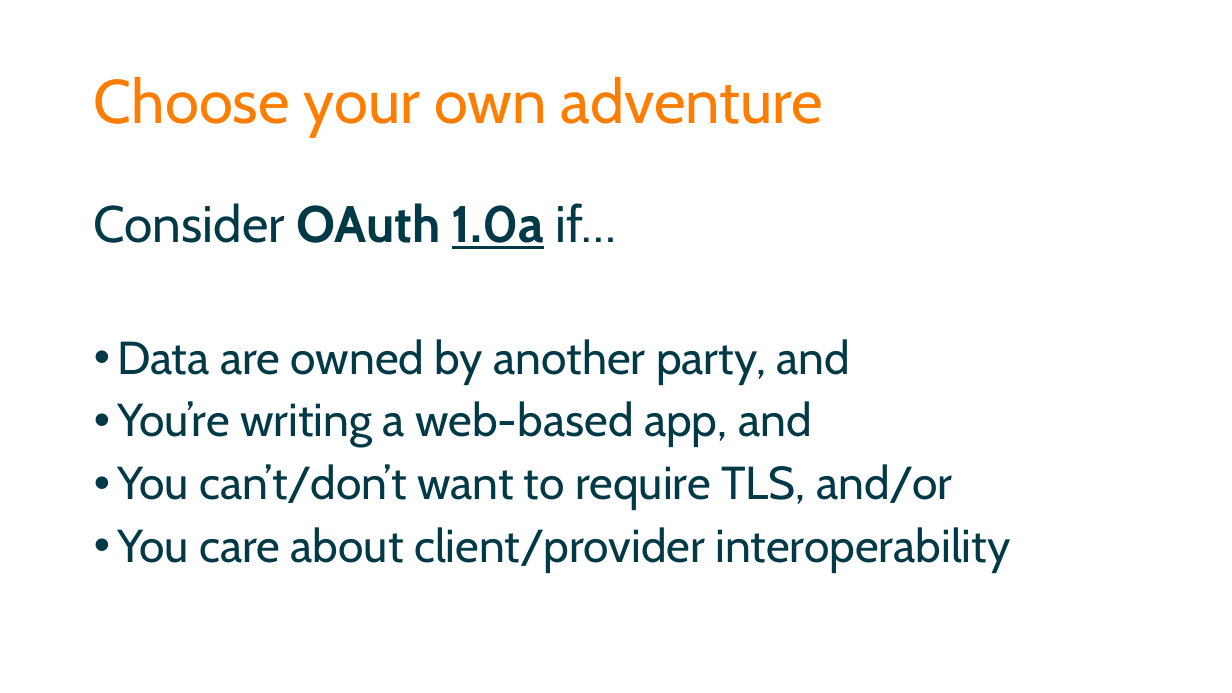
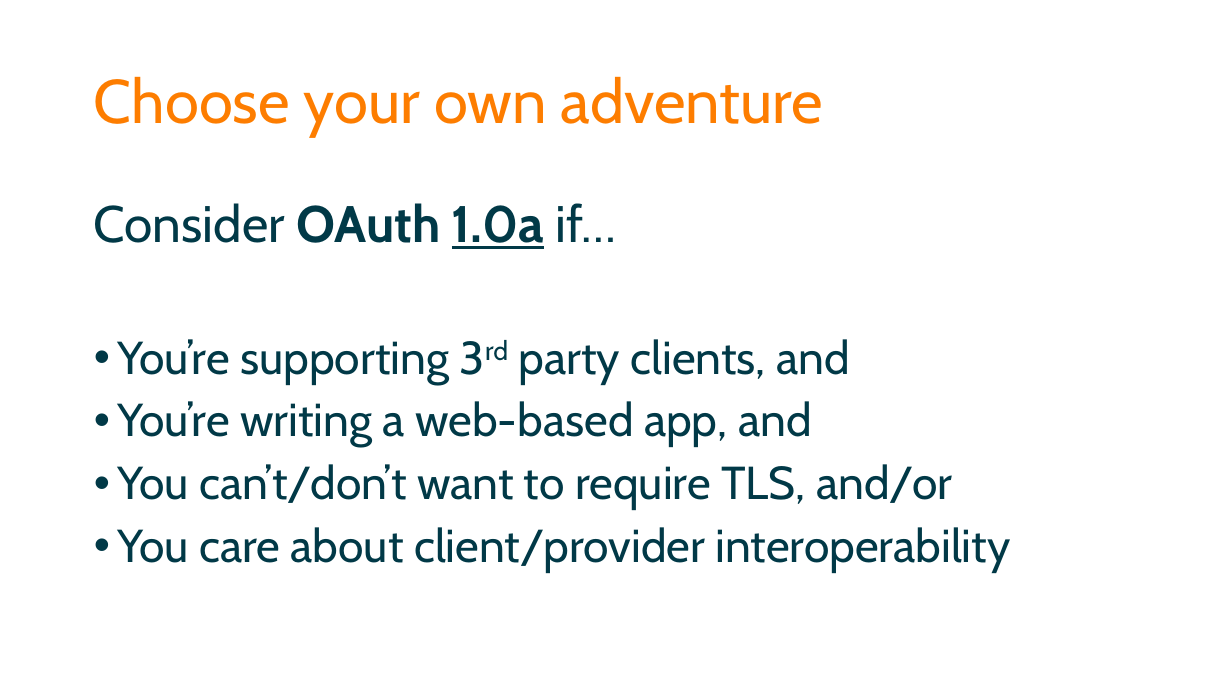
Before and after one commit to spetryjohnson/Securing-Your-API-Endpoints, a slide deck: slide 62 of Securing Your API Endpoints.pptx (slide 63 before the commit). Drawn at 1232x693 pixels with LibreOffice and Linux fonts; fonts in the diff are those of the drawing. Boxes give left, top, right and bottom in pixels: in the first picture for what was removed or moved away, otherwise in the second. Text is boxed around its words. In the diff, an @@ line names an element or a change of style, - is before the commit and + after.

```diff
--- a/Securing Your API Endpoints.pptx
+++ b/Securing Your API Endpoints.pptx
@@ text at (117, 339, 850, 385): text changed @@
-• Data are owned by another party, and
+• You’re supporting 3rd party clients, and
```
Also in this commit, not shown: 2 other slides changed, 1 slide removed, 1 other file.
